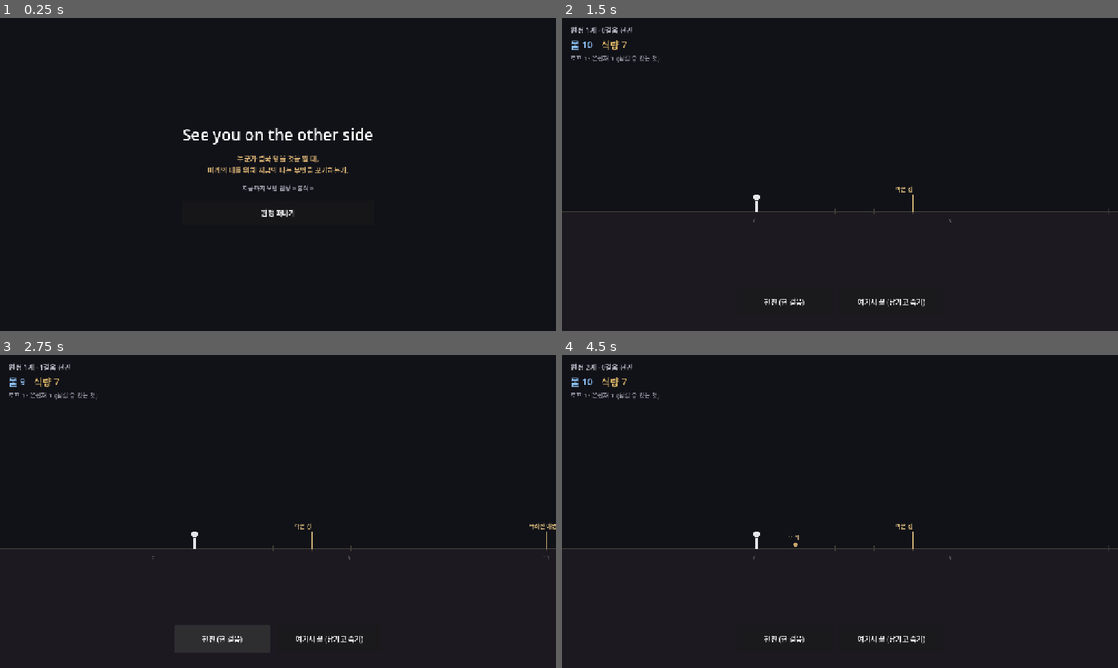
Above: before the commit, frames 1-4 (two rows, left to right).
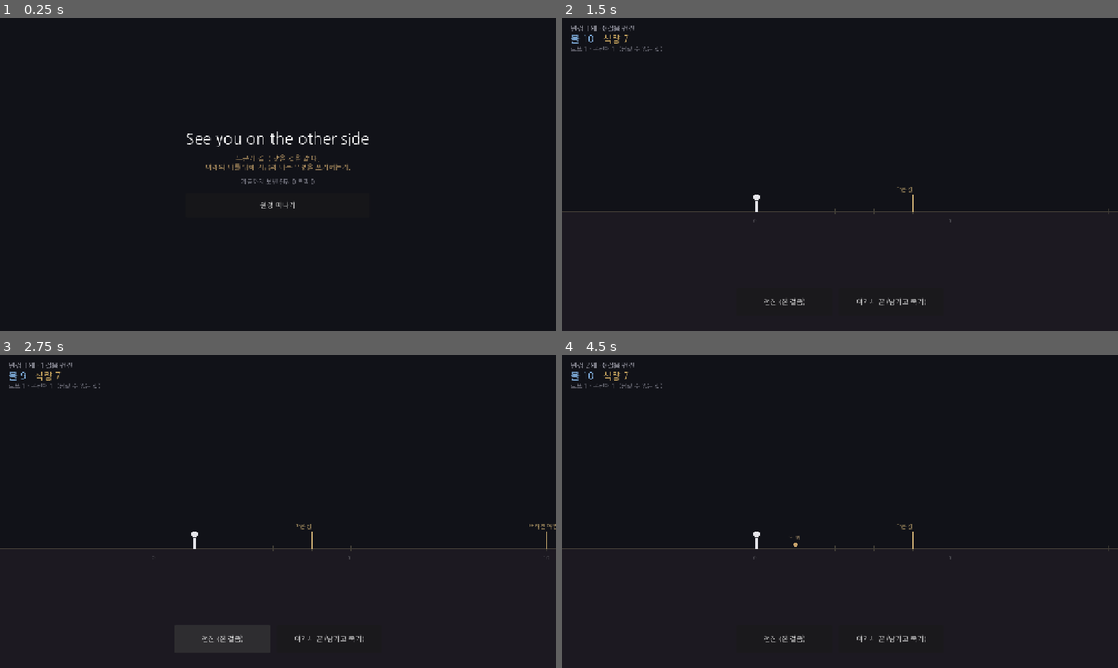
Above: after the commit, the same moments.

Repository: soomin007/Otherside
Game: Godot game, scene res://scenes/main.tscn
Same seed, same stepped clock (60 frames per second), same inputs: the game is played once before the commit and once after it.
Inputs:
- Up to frame 1 (0.25 s): no input
- Up to frame 2 (1.5 s): click "원정 떠나기" at 0.5 s; click "출발" at 1.25 s
- Up to frame 3 (2.75 s): click "전진 (한 걸음)" at 2 s
- Up to frame 4 (4.5 s): click "여기서 끝 (남기고 죽기)" at 2.75 s; click "지도로 돌아가기" at 3.5 s; click "출발" at 4.25 s

The runs differ from the first frame. In frame 1, 1.6% of the frame differs, in the area x 33-67%, y 35-64%; in frame 2, 0.8%; in frame 3, 0.8%; in frame 4, 0.8%.

Commit message:
feat(font): 한글 폰트(Nanum Gothic) 임베드로 두부 깨짐 해결
- assets/fonts: NanumGothic-Regular.ttf(SIL OFL, 재배포 가능) + OFL.txt
- project.godot: gui/theme/custom_font 로 기본 테마 폰트 지정(Label/Button 한글)
- ui/Expedition: _draw 텍스트도 get_theme_default_font() 사용(단면 텍스트 한글)
- deploy.yml: export 전 Import resources 단계 추가(cold 캐시 custom_font 임포트 순서 해결)
- 검증: 폰트 글리프 PASS(가/한), warm export 폰트 에러 0
- 폰트는 임시. 비주얼 방향 잡힐 때 교체 예정

Co-Authored-By: Claude Opus 4.8 (1M context) <noreply@anthropic.com>
Claude-Session: https://claude.ai/code/session_01NxE6XuUrvw7ALg4QvvwS3T

Diff:
--- a/project.godot
+++ b/project.godot
@@ -20,6 +20,10 @@
 
 GameState="*res://scripts/GameState.gd"
 
+[gui]
+
+theme/custom_font="res://assets/fonts/NanumGothic-Regular.ttf"
+
 [display]
 
 window/size/viewport_width=1280
--- a/scripts/ui/Expedition.gd
+++ b/scripts/ui/Expedition.gd
@@ -307,7 +307,10 @@
 	draw_rect(Rect2(0.0, ground_y, rect.x, rect.y - ground_y), Color(0.11, 0.10, 0.13))
 	draw_line(Vector2(0.0, ground_y), Vector2(rect.x, ground_y), Color(0.3, 0.28, 0.24), 2.0)
 
-	var font: Font = ThemeDB.fallback_font
+	# 캔버스 직접 그리기도 프로젝트 기본 폰트(한글 포함) 사용. 없으면 엔진 폴백.
+	var font: Font = get_theme_default_font()
+	if font == null:
+		font = ThemeDB.fallback_font
 	# 걸음 눈금 (5걸음마다 숫자)
 	var first_leg: int = maxi(int(floor((0.0 - offset) / STEP_PX)) - 1, 0)
 	var last_leg: int = int(ceil((rect.x - offset) / STEP_PX)) + 1
Binary file added: assets/fonts/NanumGothic-Regular.ttf
Not shown, added: assets/fonts/NanumGothic-Regular.ttf.import
Not shown, added: assets/fonts/OFL.txt
Not shown, changed: .github/workflows/deploy.yml
Not shown, changed: docs/design/known_issues.md
Not shown, changed: session_logs/2026-06-30.md
